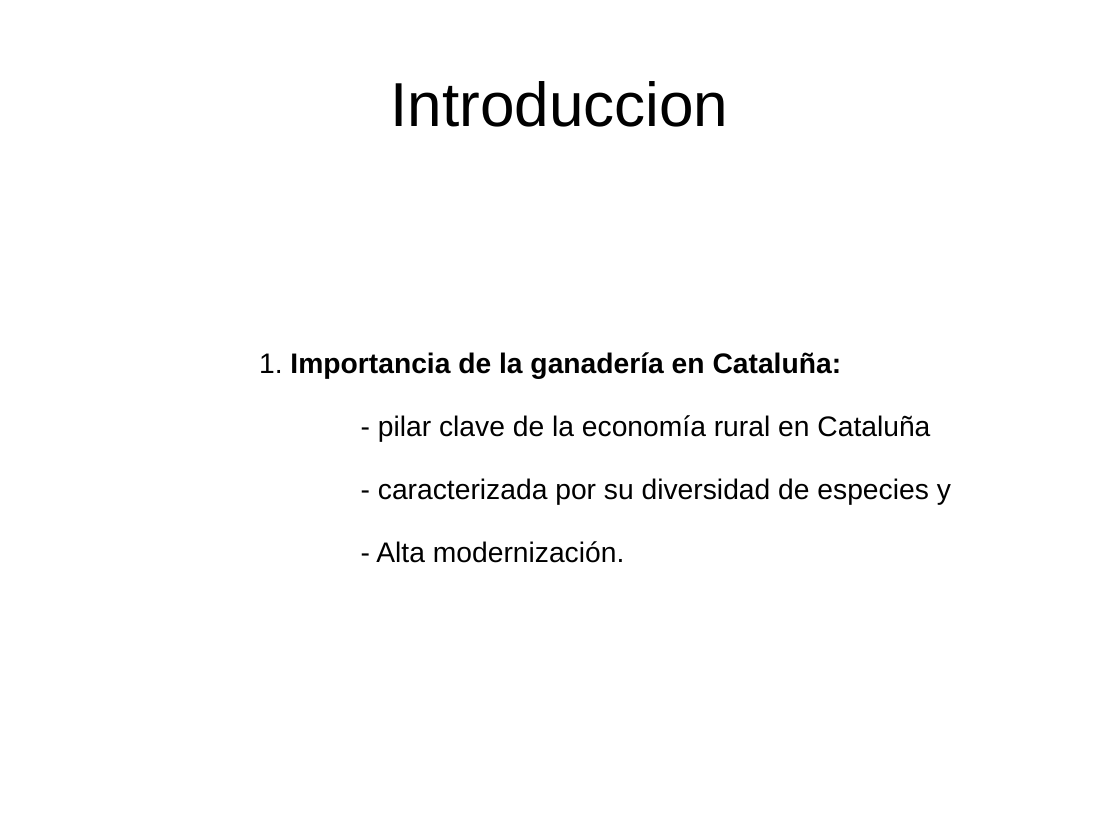
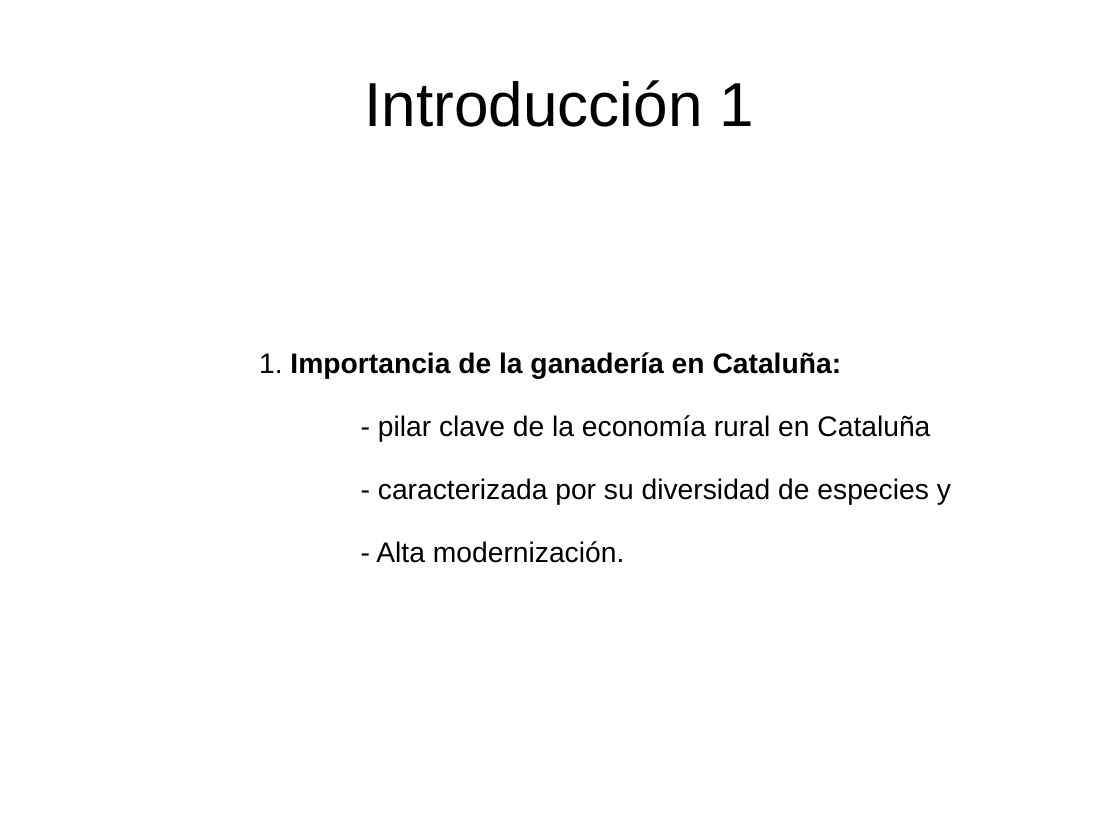
Before and after one commit to MCostal/Sprint10, a slide deck: slide 2 of Presentacion_proyecto.ppt. Drawn at 1120x840 pixels with LibreOffice and Linux fonts; fonts in the diff are those of the drawing. Boxes give left, top, right and bottom in pixels: in the first picture for what was removed or moved away, otherwise in the second. Text is boxed around its words. In the diff, an @@ line names an element or a change of style, - is before the commit and + after.

```diff
--- a/Presentacion_proyecto.ppt
+++ b/Presentacion_proyecto.ppt
@@ title at (365,80,755,127): text changed @@
-Introduccion
+Introducción 1
```
Also in this commit, not shown: 5 other slides changed, 1 slide added, 1 slide removed, 1 other file.
